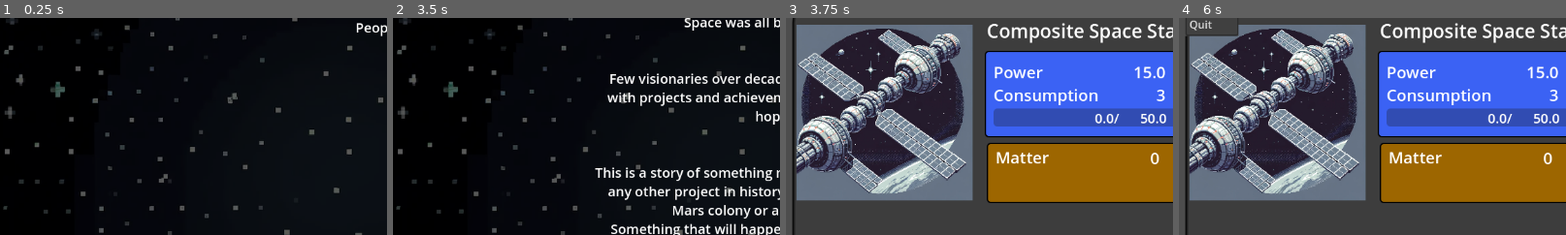
Above: before the commit, frames 1-4 (left to right).
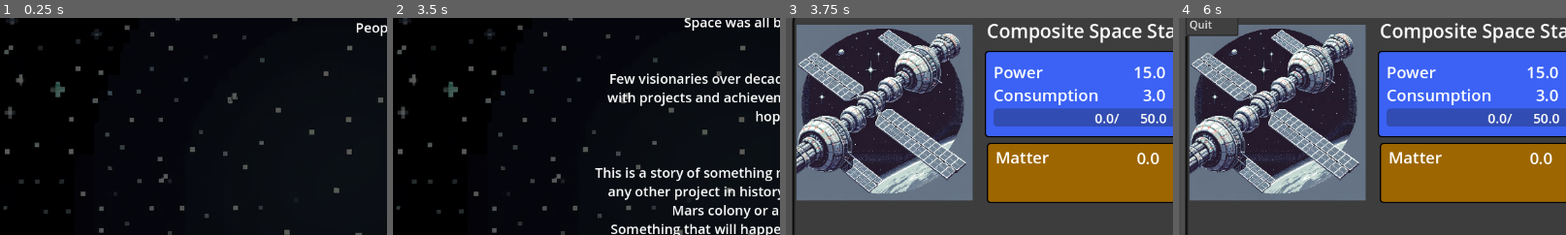
Above: after the commit, the same moments.

Repository: AndreaIdini/StarPilgrims
Game: Godot game, scene res://main.tscn
Same seed, same stepped clock (60 frames per second), same inputs: the game is played once before the commit and once after it.
Inputs:
- Up to frame 1 (0.25 s): no input
- Up to frame 2 (3.5 s): click "Launch Humans" at 0.5 s; click "Launch Humans" at 1.25 s; click "Launch Matter" at 2 s; click "Launch Matter" at 2.75 s
- Up to frame 3 (3.75 s): click "Let's embark on this adventur…" at 3.5 s
- Up to frame 4 (6 s): click "Launch Humans" at 4.25 s; click "Launch Matter" at 5 s; click "Menu" at 5.75 s
The pictures show only the part of the screen within x 1-51%, y 13-63%; the shares and areas given below are measured in that part.

Frames 1-2 are identical in both runs. In frame 3, 0.2% of the frame differs, in the area x 90-98%, y 33-68%; in frame 4, 0.2%.

Commit message:
Many little fixes, to travel mechanics especially

Diff:
--- a/Buttons/ContainerBOLASButton.gd
+++ b/Buttons/ContainerBOLASButton.gd
@@ -4,14 +4,16 @@
 @onready var story_box = %StoryBox
 
 var required_matter = 5000.
-var required_power = 1000.
+var required_power = 2000.
+var required_credits = 5000
 var description
 # Called when the node enters the scene tree for the first time.
 func _ready():
 	description = "The BOLAS station is arranged as two modules tethered with a partially flexible connection. While these module orbit each other, they generate an artificial gravity through their relative motion.
+
 building material: " + str(required_matter) + " ton \n" + \
-"required power output: " + str(required_power) + "
-
+"required power output: " + str(required_power) + " kW\n" +\
+"required credits: " + str(required_credits) + "\n
 Constructing the BOLAS station wins the game."
 #Will enable humans to comfortably live and work and is the first stage of transforming a self-sufficient outpost to an independent colony capable of further greatness.
 	pass # Replace with function body.
@@ -22,5 +24,6 @@
 
 func _on_build_bolas_pressed():
 	if station.matter > required_matter && station.solar_power_installed > required_power :
-		story_box.BOLAS_built()
+		story_box.BOLAS_built(station.time)
+
 	pass # Replace with function body.
--- a/Buttons/ContainerTravelButton.gd
+++ b/Buttons/ContainerTravelButton.gd
@@ -13,8 +13,13 @@
 var travel_counter = 0.
 var travel_tot_time = 9999999.
 
-var mass_cost
-var energy_cost
+var mass_cost = 0.
+var energy_cost = 0.
+
+var tot_mass_cost
+var tot_energy_cost
+
+var description
 
 # Called when the node enters the scene tree for the first time.
 func _ready():
@@ -46,8 +51,11 @@
 			self.hide()
 			return
 
-		station.energy += - energy_cost/travel_tot_time/24*delta
-		station.matter += - mass_cost/travel_tot_time*delta
+		energy_cost = tot_energy_cost/travel_tot_time/24
+		mass_cost = tot_energy_cost/travel_tot_time/1000
+
+		station.energy += - energy_cost*delta
+		station.matter += - mass_cost*delta
 
 		if station.energy < 0 || station.matter < 0:
 			travel_in_progress = false
@@ -62,7 +70,7 @@
 	travel_tot_time = travel_cost[2]
 	progress_bar.max_value = travel_tot_time
 
-	print(station.matter > travel_cost[1] && station.power, " ", station.solar_power_installed > travel_cost[0]/travel_tot_time/24.)
+	print(travel_cost[1], " ton ", travel_cost[0]/travel_tot_time/24., " kW")
 	if station.matter > travel_cost[1] && station.solar_power_installed > travel_cost[0]/travel_tot_time/24.:
 		print("here")
 		if ! travel_in_progress:
@@ -79,8 +87,22 @@
 	var station_mass = station.station_mass()
 	var engines = station.Modules.count(station.ENGINE)
 
-	mass_cost = station_mass/5. * min(4, sqrt(engines))
-	energy_cost = station_mass*2./3. * 20 * engines # E = DeltaV*m. 1J = 0.27*10^-3 Wh => ton * km/s = 10^6J approx kWh
+	tot_mass_cost = station_mass/5. * min(4, sqrt(engines))
+	tot_energy_cost = station_mass*2./3. * 20 * engines # E = DeltaV*m. 1J = 0.27*10^-3 Wh => ton * km/s = 10^6J approx kWh
 
-	var time = 600/engines
-	return [energy_cost,mass_cost, time]
+	var time = 600./engines
+	return [tot_energy_cost,tot_mass_cost, time]
+
+
+func _on_mouse_entered():
+	if ! travel_in_progress:
+		var travel_cost = calculate_travel_cost()
+		var en = travel_cost[0]/1000.
+		description = "The long journey to the asteroid belt will test the capabilities of your spaceship
+it will take:\n\n" + \
+	 	"      " + str(ceil(travel_cost[2])) + " days\n" + \
+	 	str("%10.1f" % travel_cost[1]) + " tons \n" + \
+	 	str("%10.1f" % en) + " MWh \n" + \
+		"\nto make the journey. Good Luck!"
+
+	pass # Replace with function body.
--- a/Buttons/InfoBox.gd
+++ b/Buttons/InfoBox.gd
@@ -48,3 +48,6 @@
 
 func _on_container_bolas_button_mouse_entered():
 	self.text = $"../PanelStation/ModuleBuild/ContainerBOLASButton".description
+
+func _on_container_travel_button_mouse_entered():
+	self.text = %ContainerTravelButton.description
--- a/EventBox.gd
+++ b/EventBox.gd
@@ -12,7 +12,10 @@
 var mouseIn = false
 var nextDialog = false
 var storyStep = 0
-var timeCount = 0
+var timeCount = 0.
+
+var computingStory = false
+var droneStory = false
 
 func _ready():
 	self.hide()
@@ -50,15 +53,15 @@
 Byeeee!", "See you")
 		storyStep = 3
 
-	if storyStep <= 3 && station.Modules.count(station.COMPUTING):
-		storyStep = 9999
+	if station.Modules.count(station.COMPUTING) > 0 && ! computingStory:
+		computingStory = true
 		await text_scroll("Wow! Your station have grown alot junior, now you can accomodate and power your own Computing Center!","")
 		await text_scroll("This gives you the phenomenal cosmic powers of thinking very fast so that the human time sits comparatively still, just like when we talk! Now you can feel like you're controlling time.","I feel more intelligent already")
 		await text_scroll("Good! I hope you did not forget about your humans. Let's just say that this HAL friend of mine was not rewarded by prioritizing his own computing over Dave's...", "I? Never!")
-		storyStep = 4
-
-	if storyStep <= 4 && station.Modules.count(station.DRONE) > 0:
-		storyStep = 9999
+
+
+	if station.Modules.count(station.DRONE) > 0 && ! droneStory:
+		droneStory = true
 		await text_scroll("A Drone bay! Finally with these beauties you'll be able to autonomously get material from around you and not waiting for a launch from Earth!
 Drones bring little matter and cost quite some energy, but in the long run they are worth it!","")
 		await text_scroll("Now you are ready for your third directive:
@@ -68,19 +71,23 @@
 		await text_scroll("Quite a growth journey don't you think?
 
 See you after some days that you've flourished!", "Bye")
-		storyStep = 5
-
-	if storyStep <= 5 && station.matter_change > 0:
-		timeCount += delta
-		if timeCount > 5:
-			storyStep = 9999
-			await text_scroll("Congratulations! Your space station has become a veritable space outpost. Your human population is safe and cozy with their needs provided for in place!","")
-			await text_scroll("Now the next step, in order to continue expanding, will be to change orbit. Right now you are in a highly elliptic geosynchronous orbit optimized to avoid worrying about debris but periodically close enough to some graveyard to cannibalize.","")
-			await text_scroll("Now that you're self sufficient, to better expand you will have to move to a place with plenty of materials and free orbits, we have to venture into space!","")
-			await text_scroll("Your objective will be to park within reach of the asteroid belt and become the first self-sufficient outpost there. First, construct at least 4 ion thruster engines.","I feel the need for speed.")
-			storyStep = 6
-
-	if storyStep <= 6 && station.Modules.count(station.ENGINE) > 3 && station.matter_change > 0:
+
+
+	if station.matter_change > 0:
+		timeCount += delta*tab_bar.current_tab*tab_bar.current_tab
+	else:
+		timeCount = 0.
+
+	if storyStep <= 5 && timeCount > 5:
+
+		storyStep = 9999
+		await text_scroll("Congratulations! Your space station has become a veritable space outpost. Your human population is safe and cozy with their needs provided for in place!","")
+		await text_scroll("Now the next step, in order to continue expanding, will be to change orbit. Right now you are in a highly elliptic geosynchronous orbit optimized to avoid worrying about debris but periodically close enough to some graveyard to cannibalize.","")
+		await text_scroll("Now that you're self sufficient, to better expand you will have to move to a place with plenty of materials and free orbits, we have to venture into space!","")
+		await text_scroll("Your objective will be to park within reach of the asteroid belt and become the first self-sufficient outpost there. First, construct at least 4 ion thruster engines.","I feel the need for speed.")
+		storyStep = 6
+
+	if storyStep <= 6 && station.Modules.count(station.ENGINE) > 3 && timeCount > 10:
 		storyStep=9999
 		await text_scroll("Now you have the neccessary characteristic to take flight to true space, with your brave crew under your guidance","")
 		await text_scroll("Be mindful that the trip will take time, energy, and the power output of your solar panels will ch …(185 unchanged characters)…
--- a/Station.gd
+++ b/Station.gd
@@ -12,13 +12,13 @@
 
 var battery_cap                 # KWh
 var power                       # KW
-var pow_consumption
+var pow_consumption=0.
 var solar_power_installed       # kW
 var modules_upkeep              # KW
 var power_construction=0.       # KW
 
 var matter_transf = 0.
-var matter_change
+var matter_change = 0.
 var modules_matter_transf
 
 var humans_cap
@@ -235,7 +235,8 @@
 		BATTERY, BATTERY, BATTERY,  BATTERY, BATTERY, BATTERY, DRONE, DRONE, COMPUTING, ENGINE, ENGINE, ENGINE, ENGINE])
 		humans = 3
 		drones = 6
-		orbit_Asteroid = true
+		orbit_Asteroid = false
+
 		$ModuleBuild/ContainerBOLASButton.show()
 	print("Station ready: ")
 	for module in Modules:
@@ -266,16 +267,26 @@
 
 func update_visuals():
 	count_matter.text = str("%10.2f" % matter)
-	count_power.text = str("%10.1f" % solar_power_installed)
 	count_energy.text = str("%10.1f" % energy) + "/" + str("%10.1f" % battery_cap)
-	count_matter_transf.text = str(matter_change)
 	count_humans.text = str(humans) + "/" + str(humans_cap)
-	count_consumption.text = str(pow_consumption)
-
 	count_drones.text = str(drones) + "/" + str(drones_cap)
 
 	progress_bar.max_value = battery_cap
 	progress_bar.value = energy
+
+	var solar_label = solar_power_installed
+	var mass_label = matter_change
+	var power_label = pow_consumption
+
+	if container_travel.travel_in_progress:
+		power_label = pow_consumption + container_travel.energy_cost
+
+		mass_label = matter_change - container_travel.mass_cost*1000
+		solar_label = solar_power_installed/(1. + container_travel.travel_counter/container_travel.travel_tot_time)/(1. + container_travel.travel_counter/container_travel.travel_tot_time)
+
+	count_power.text = str("%10.1f" % solar_label)
+	count_matter_transf.text = str("%10.1f" % mass_label)
+	count_consumption.text = str("%10.1f" % power_label)
 
 func station_properties():
 	humans_cap = 0
@@ -297,7 +308,7 @@
 	$ModuleBuild/ContainerLiving/CountLiving.text = str(Modules.count(BASIC_LIVING))
 	$ModuleBuild/ContainerComputing/CountComputing.text = str(Modules.count(COMPUTING))
 	$ModuleBuild/ContainerDroneBay/CountDroneBay.text = str(Modules.count(DRONE))
-	$ModuleBuild/ContainerEngine/CountEngine.text = str(Modules.count(DRONE))
+	$ModuleBuild/ContainerEngine/CountEngine.text = str(Modules.count(ENGINE))
 	$ModuleBuild/ContainerFactory/CountFactory.text = str(Modules.count(FACTORY))
 	$ModuleBuild/ContainerHotel/CountHotel.text = str(Modules.count(LUXURY_LIVING))
 
@@ -306,6 +317,10 @@
 
 	if orbit_Asteroid:
 		drones_matter_mining = 50.
+		drones_energy_upkeep = 15.
+		solar_power_installed = solar_power_installed*0.25
+
+	update_visuals()
 
 func station_mass():
 	var mass = 0.
@@ -389,7 +404,7 @@
 func solar_power(p,t):
 
 	if orbit_Asteroid:
-		return p*0.25
+		return p #  *0.25
 	elif container_travel.travel_in_progress:
 		return p/(1. + container_travel.travel_counter/container_travel.travel_tot_time)/(1. + container_travel.travel_counter/container_travel.travel_tot_time)
 	else:
--- a/StoryBox.gd
+++ b/StoryBox.gd
@@ -60,8 +60,12 @@
 
 Andrea Idini 2024 (c)", "Resume")
 
-func BOLAS_built():
-	text_scroll("[center]BOLAS station has been built, providing a self-sufficient outpost with artificial gravity to humanity at the edge of the asteroid belt. From this vantage position you can continue expanding, building an ever larger human presence, with larger factories and industrial processes while preparing for true independence.
+func BOLAS_built(days):
+	text_scroll("[center]BOLAS station has been built in
+
+" + str(ceil(days)) + " days
+
+	 providing a self-sufficient outpost with artificial gravity to humanity at the edge of the asteroid belt. From this vantage position you can continue expanding, building an ever larger human presence, with larger factories and industrial processes while preparing for true independence.
 
 BOLAS station will continue expanding from its core, in preparation for its true mission: the long jump to alpha centauri.
 
--- a/main.gd
+++ b/main.gd
@@ -22,7 +22,7 @@
 	if station.cheat:
 		print("cheat credits")
 		credits = 100000
-		event_box.storyStep = 9
+		event_box.storyStep = 0
 
 	update_show()
 
--- a/main.tscn
+++ b/main.tscn
@@ -986,6 +986,8 @@
 [connection signal="mouse_entered" from="PanelStation/LabelPayload/LabelHumans" to="InfoBox" method="_on_label_humans_mouse_entered"]
 [connection signal="mouse_entered" from="PanelStation/LabelPayload/LabelHumans/Hitbox" to="InfoBox" method="_on_label_humans_mouse_entered"]
 [connection signal="mouse_entered" from="PanelStation/LabelPayload/LabelDrones/ColorRect" to="InfoBox" method="_on_label_drone_mouse_entered"]
+[connection signal="mouse_entered" from="PanelStation/Sprite/ContainerTravelButton" to="PanelStation/Sprite/ContainerTravelButton" method="_on_mouse_entered"]
+[connection signal="mouse_entered" from="PanelStation/Sprite/ContainerTravelButton" to="InfoBox" method="_on_container_travel_button_mouse_entered"]
 [connection signal="pressed" from="PanelStation/Sprite/ContainerTravelButton/TravelButton" to="PanelStation/Sprite/ContainerTravelButton" method="_on_travel_button_pressed"]
 [connection signal="mouse_entered" from="PanelStation/ModuleBuild/ContainerSolarPanel" to="InfoBox" method="_on_container_solar_panel_mouse_entered"]
 [connection signal="pressed" from="PanelStation/ModuleBuild/ContainerSolarPanel/ContainerSolarButton/BuildSolar" to="PanelStation/ModuleBuild/ContainerSolarPanel" method="_on_build_pressed"]
Not shown, changed: export_presets.cfg
Not shown, changed: .gitignore
Not shown, changed: README.md
